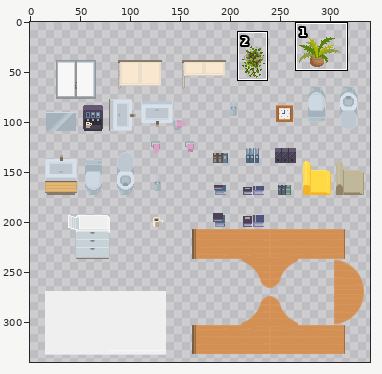
One commit to this sprite sheet: tileset3.png. Above: a wide view before the commit, with the close-up outlined.
Close-up. Before the edit:
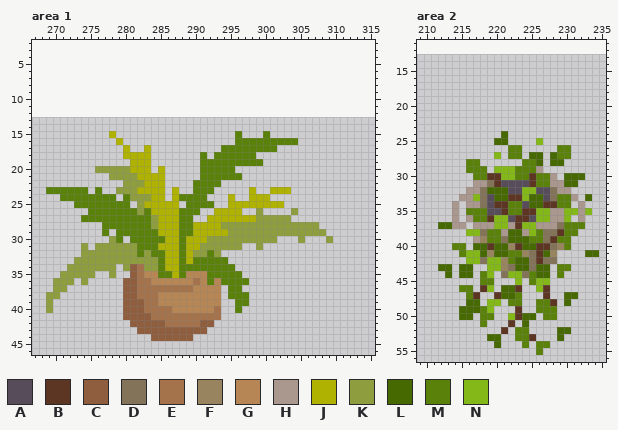
The file is 320x320 pixels. Pixels under 10% opacity are left out. Colours within 5 levels of each other are drawn and written as one. Shown: area 1: x 267..315, y 2..46; area 2: x 209..235, y 11..56. The old version is drawn lined up with the new one, on the new canvas. The commit also changed other parts of the picture, which this record leaves out.
Palette (. is transparent): A #574c59  B #5c3623  C #8e5e3e  D #837459  E #a5734b  F #988560  G #b68755  H #aa988f  J #afb200  K #8e9e3f  L #466901  M #5a810a  N #84b819
Pixels before, area 1, first column x 269:
15 .........J.................M...M.........
16 ..........J................MMMMMMMMM.....
17 ...........J..J..........MMMMMMMM........
18 ...........JJJJ.......M.MMMMMM...........
19 ............JJJ.......MMMMMMMMM..........
20 .......KKKKKJJJ.J.....MMMMM..............
21 .........KKKKJJJJ.....MMMMMM.............
22 ...........KKKJJJ....MMMM................
23 MMMMMM.M..KKKJJJJ.J..MMM.....J..JJJ......
24 ..MMMMMMMM.MKKKJJ.JMMMM...J..JJJ.........
25 ....MMMMMMMM.KJJJJJ.MMMM..JJJJJJJJ.......
26 ......MMMMMMMKMJJJJMMM..JJJJ..K....K.....
27 .....MMMMMMMMMMKJJJMM..JJJJJJJKKKKK......
28 ........MMMMMMMKJJJMMJJJJKKKKKKKKKKKKKK..
29 ........M.MMMMMMJJJMMJJJJJKKKKKKKKKKKKKK.
30 .........KM.MMMMMJJMJJJKKKKKKKKKK...K...K
31 .....K.KKKKKKMMMJJJMJJKKKKKK..K..........
32 .....KKKKKKKKMKMMJJMJKKMK................
33 ....KKKKKKKKKKKKMJJMJMMMMM...............
34 ...KKKKKKK.KCEKKMJJMMMMMMMM..............
35 ..KKKKK..K..CEGGMMJMGGGMMMMM.............
36 .KKK.K.....CCEEGGGGGGEGMGMMMM............
37 .KK........CCEEEEEEEEGGGG.MM.............
38 KK.........CCEEEGGGGGGGGG.MMM............
39 K..........CCCEEGGGGGGGGG..MM............
40 K..........CCCEEEEGGGGGGE..M.............
41 ...........CCCCEEEEEEEEEE................
42 ............CCCCCEEEEECC.................
43 .............CCCCCCCCCC..................
44 ...............CCCCCC....................
Pixels before, area 2, first column x 212:
24 .........L.............
25 ........LL....N........
26 ..........MM.....MM....
27 ........N.MM.LL.LMM....
28 ....MM......MML.LL.....
29 ....MMM.NNNMMMH........
30 .....MMBBNNMMBMMH.LLL..
31 .....HHDBAAAABMMHHLL...
32 ....HHDLLLAANNAADHH....
33 ...HHNDALLBBNLLADMMH.L.
34 ..H.HHDABBMMALLBBMM.H..
35 ..H.MMMAABMMBBNNHHNNHN.
36 ..H.HMMBNNABBANNHHN.H..
37 LLHH.HHHNNHBNNHHHDMMM..
38 ....NNDMMHLLHNMDDBMM...
39 .....HFMMDLLLMMDBMM....
40 ..MM.LLBLLFBLLBBDFM....
41 ...MNNLFLLMMFDBLF....LL
42 ....NNDNNFMLLDBDD......
43 LL.LL..NNFDLLDLL.MM....
44 .L.LL.MN.DNNDMLL.M.....
45 ......MM...N.MNN.......
46 ...MM.BN.LLB..NB.......
47 ....MB..BLLM...B..LL...
48 ....LL.NN.MM..MMB.L....
49 ...LLLMN...B..MMM......
50 ...LL.MM..NBLL.MM......
51 ......M...B.L..........
52 .........B.MM....LL....
53 .......LL..MMB...L.....
54 ........L...M.MM.......
55 ..............M........
The same view after the edit:
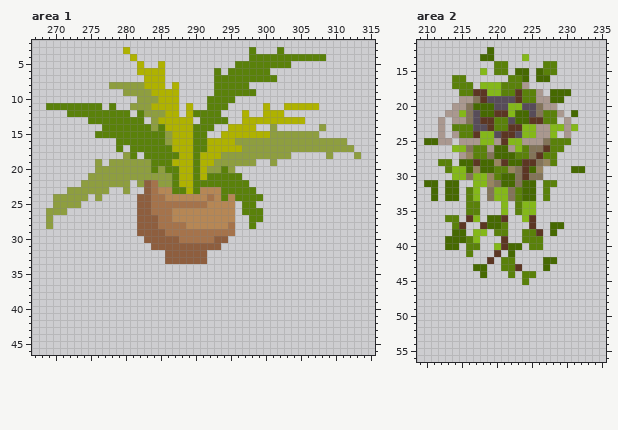
The exact change:
canvas 320x320 -> 340x340, the old top-left corner now at 15,13
Area 1:
y 3: x 280 . -> J; x 298 . -> M; x 302 . -> M
y 4: x 281 . -> J; x 298..308 ........... -> MMMMMMMMMMM
y 5: x 282 . -> J; x 285 . -> J; x 296..303 ........ -> MMMMMMMM
y 6: x 282..285 .... -> JJJJ; x 293 . -> M; x 295..300 ...... -> MMMMMM
y 7: x 283..285 ... -> JJJ; x 293..301 ......... -> MMMMMMMMM
y 8: x 278..285 ........ -> KKKKKJJJ; x 287 . -> J; x 293..297 ..... -> MMMMM
y 9: x 280..287 ........ -> KKKKJJJJ; x 293..298 ...... -> MMMMMM
y 10: x 282..287 ...... -> KKKJJJ; x 292..295 .... -> MMMM
y 11: x 269..276 ........ -> MMMMMMMM; x 278 . -> M; x 281..287 ....... -> KKKJJJJ; x 289 . -> J; x 292..294 ... -> MMM; x 300 . -> J; x 303..307 ..... -> JJJJJ
y 12: x 272..280 ......... -> MMMMMMMMM; x 282..287 ...... -> MKKKJJ; x 289..293 ..... -> JMMMM; x 297 . -> J; x 300..302 ... -> JJJ
y 13: x 275..282 ........ -> MMMMMMMM; x 284..289 ...... -> KJJJJJ; x 291..294 .... -> MMMM; x 297..305 ......... -> JJJJJJJJJ
y 14: x 277..292 ................ -> MMMMMMMKMJJJJMMM; x 295..298 .... -> JJJJ; x 301 . -> K; x 308 . -> K
y 15: x 276..291 ..J............. -> MMMMMMMMMMKJJJMM; x 294..307 ..M...M....... -> JJJJJJJKKKKKKK
y 16: x 279..311 J................MMMMMMMMM....... -> MMMMMMMKJJJMMJJJJKKKKKKKKKKKKKKKK
y 17: x 279..312 .J..J..........MMMMMMMM........... -> M.MMMMMMJJJMMJJJJJKKKKKKKKKKKKKKKK
y 18: x 280..303 JJJJ.......M.MMMMMM..... -> KM.MMMMMJJMJJJKKKKKKKKKK; x 309 . -> K; x 313 . -> K
y 19: x 276 . -> K; x 278..299 ...JJJ.......MMMMMMMMM -> KKKKKKMMMJJJMJJKKKKKK.; x 301 . -> K
y 20: x 281..293 JJJ.J.....MMM -> KKKMKMMJJMJKK; x 295 M -> K
y 21: x 275..277 ... -> KKK; x 282..291 JJJJ.....M -> KKKKKMJJMJ
y 22: x 274..279 ...... -> KKKKKK; x 281 K -> .; x 283..289 JJJ.... -> CEKKMJJ; x 294..297 .... -> MMMM
y 23: x 269..277 MMMMMM.M. -> ...KKKKKK; x 279 K -> .; x 281..289 KJJJJ.J.. -> ..CEGGMMJ; x 291..298 MM.....J -> GGGMMMMM; x 301..303 JJJ -> ...
y 24: x 270..278 .MMMMMMMM -> KKKKK.K..; x 280..300 MKKKJJ.JMMMM...J..JJJ -> ..CCEEGGGGGGEGMGMMMM.
y 25: x 270..280 ...MMMMMMMM -> KKKK.......; x 282..302 KJJJJJ.MMMM..JJJJJJJJ -> CCEEEEEEEEGGGG.MM....
y 26: x 269..271 ... -> KKK; x 275..299 MMMMMMMKMJJJJMMM..JJJJ..K -> .......CCEEEGGGGGGGGG.MMM; x 304 K -> .
y 27: x 269 . -> K; x 274..303 MMMMMMMMMMKJJJMM..JJJJJJJKKKKK -> ........CCCEEGGGGGGGGG..MM....
y 28: x 269 . -> K; x 277..307 MMMMMMMKJJJMMJJJJKKKKKKKKKKKKKK -> .....CCCEEEEGGGGGGE..M.........
y 29: x 277 M -> .; x 279..308 MMMMMMJJJMMJJJJJKKKKKKKKKKKKKK -> ...CCCCEEEEEEEEEE.............
y 30: x 278..279 KM -> ..; x 281..301 MMMMMJJMJJJKKKKKKKKKK -> ..CCCCCEEEEECC.......; x 305 K -> .; x 309 K -> .
y 31: x 274 K -> .; x 276..296 KKKKKKMMMJJJMJJKKKKKK -> ........CCCCCCCCCC...; x 299 K -> .
y 32: x 274..293 KKKKKKKKMKMMJJMJKKMK -> ............CCCCCC..
y 33: x 273..294 KKKKKKKKKKKKMJJMJMMMMM -> .............CCCCCC...
y 34: x 272..278 KKKKKKK -> .......; x 280..295 KCEKKMJJMMMMMMMM -> ................
y 35: x 271..275 KKKKK -> .....; x 278 K -> .; x 281..296 CEGGMMJMGGGMMMMM -> ................
y 36: x 270..272 KKK -> ...; x 274 K -> .; x 280..297 CCEEGGGGGGEGMGMMMM -> ..................
y 37: x 270..271 KK -> ..; x 280..293 CCEEEEEEEEGGGG -> ..............; x 295..296 MM -> ..
y 38: x 269..270 KK -> ..; x 280..293 CCEEEGGGGGGGGG -> ..............; x 295..297 MMM -> ...
y 39: x 269 K -> .; x 280..293 CCCEEGGGGGGGGG -> ..............; x 296..297 MM -> ..
y 40: x 269 K -> .; x 280..293 CCCEEEEGGGGGGE -> ..............; x 296 M -> .
y 41: x 280..293 CCCCEEEEEEEEEE -> ..............
y 42: x 281..292 CCCCCEEEEECC -> ............
y 43: x 282..291 CCCCCCCCCC -> ..........
y 44: x 284..289 CCCCCC -> ......
Area 2:
y 12: x 219 . -> L
y 13: x 218..219 .. -> LL; x 224 . -> N
y 14: x 220..221 .. -> MM; x 227..228 .. -> MM
y 15: x 218 . -> N; x 220..221 .. -> MM; x 223..224 .. -> LL; x 226..228 ... -> LMM
y 16: x 214..215 .. -> MM; x 222..224 ... -> MML; x 226..227 .. -> LL
y 17: x 214..216 ... -> MMM; x 218..224 ....... -> NNNMMMH
y 18: x 215..226 ............ -> MMBBNNMMBMMH; x 228..230 ... -> LLL
y 19: x 215..229 ............... -> HHDBAAAABMMHHLL
y 20: x 214..228 ............... -> HHDLLLAANNAADHH
y 21: x 213..229 ................. -> HHNDALLBBNLLADMMH; x 231 . -> L
y 22: x 212 . -> H; x 214..228 ............... -> HHDABBMMALLBBMM; x 230 . -> H
y 23: x 212 . -> H; x 214..231 .................. -> MMMAABMMBBNNHHNNHN
y 24: x 212 . -> H; x 214..228 .......L....... -> HMMBNNABBANNHHN; x 230 . -> H
y 25: x 210..213 .... -> LLHH; x 215..230 .....LL....N.... -> HHHNNHBNNHHHDMMM
y 26: x 214..228 ........MM..... -> NNDMMHLLHNMDDBM; x 230 M -> .
y 27: x 215..222 .....N.M -> HFMMDLLL; x 224..230 .LL.LMM -> MDBMM..
y 28: x 212..213 .. -> MM; x 215..229 .MM......MML.LL -> LLBLLFBLLBBDFM.
y 29: x 213..226 ...MMM.NNNMMMH -> MNNLFLLMMFDBLF; x 231..232 .. -> LL
y 30: x 214..228 ...MMBBNNMMBMMH -> NNDNNFMLLDBDD..; x 230..232 LLL -> ...
y 31: x 210..211 .. -> LL; x 213..214 .. -> LL; x 217..226 HHDBAAAABM -> NNFDLLDLL.; x 228..231 HHLL -> M...
y 32: x 211 . -> L; x 213..214 .. -> LL; x 216..230 HHDLLLAANNAADHH -> MN.DNNDMLL.M...
y 33: x 211 . -> L; x 213..216 ..HH -> LL.M; x 218..224 DALLBBN -> .DNNDML; x 226..231 LADMMH -> .M....; x 233 L -> .
y 34: x 214 H -> .; x 216..222 HHDABBM -> MM...N.; x 224..230 ALLBBMM -> NN.....; x 232 H -> .
y 35: x 214 H -> .; x 218..222 MAABM -> ...N.; x 224..233 BBNNHHNNHN -> NN........
y 36: x 213..214 .H -> MM; x 216..230 HMMBNNABBANNHHN -> BN.LLB..NB.....; x 232 H -> .
y 37: x 212..215 LLHH -> ..MB; x 217..232 HHHNNHBNNHHHDMMM -> .BLLM...B..LL...
y 38: x 214..216 ..N -> LL.; x 218..219 DM -> N.; x 221..231 HLLHNMDDBMM -> M..MMB.L...
y 39: x 213..224 ....HFMMDLLL -> LLLMN...B..M; x 227..230 DBMM -> ....
y 40: x 213..230 .MM.LLBLLFBLLBBDFM -> LL.MM..NBLL.MM....
y 41: x 215..228 MNNLFLLMMFDBLF -> .M...B.L......; x 233..234 LL -> ..
y 42: x 216..221 NNDNNF -> ...B.M; x 223..228 LLDBDD -> ....LL
y 43: x 212..213 LL -> ..; x 215..226 LL..NNFDLLDL -> ..LL..MMB...; x 229..230 MM -> ..
y 44: x 213 L -> .; x 215..216 LL -> ..; x 218..219 MN -> L.; x 221..224 DNND -> .M.M; x 226..227 LL -> ..; x 229 M -> .
y 45: x 218..219 MM -> ..; x 223..227 N.MNN -> .M...
y 46: x 215..216 MM -> ..; x 218..219 BN -> ..; x 221..223 LLB -> ...; x 226..227 NB -> ..
y 47: x 216..217 MB -> ..; x 220..223 BLLM -> ....; x 227 B -> .; x 230..231 LL -> ..
y 48: x 216..217 LL -> ..; x 219..220 NN -> ..; x 222..223 MM -> ..; x 226..228 MMB -> ...; x 230 L -> .
y 49: x 215..219 LLLMN -> .....; x 223 B -> .; x 226..228 MMM -> ...
y 50: x 215..216 LL -> ..; x 218..219 MM -> ..; x 222..225 NBLL -> ....; x 227..228 MM -> ..
y 51: x 218 M -> .; x 222 B -> .; x 224 L -> .
y 52: x 221 B -> .; x 223..224 MM -> ..; x 229..230 LL -> ..
y 53: x 219..220 LL -> ..; x 223..225 MMB -> ...; x 229 L -> .
y 54: x 220 L -> .; x 224 M -> .; x 226..227 MM -> ..
y 55: x 226 M -> .
Pixel boxes of the changes (left, top, right, bottom) in both close-ups:
changed: (46, 47, 361, 341)
changed: (424, 47, 599, 355)
